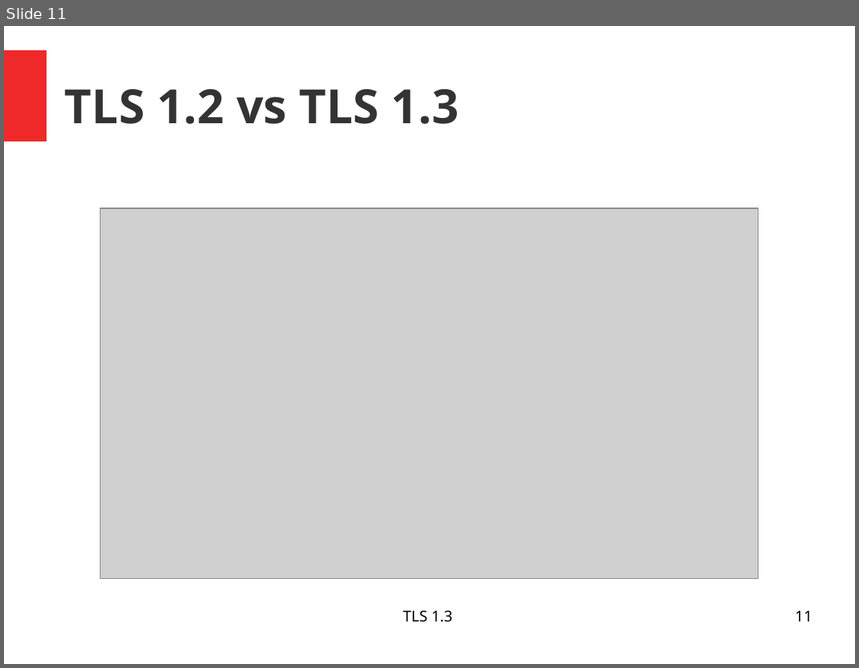
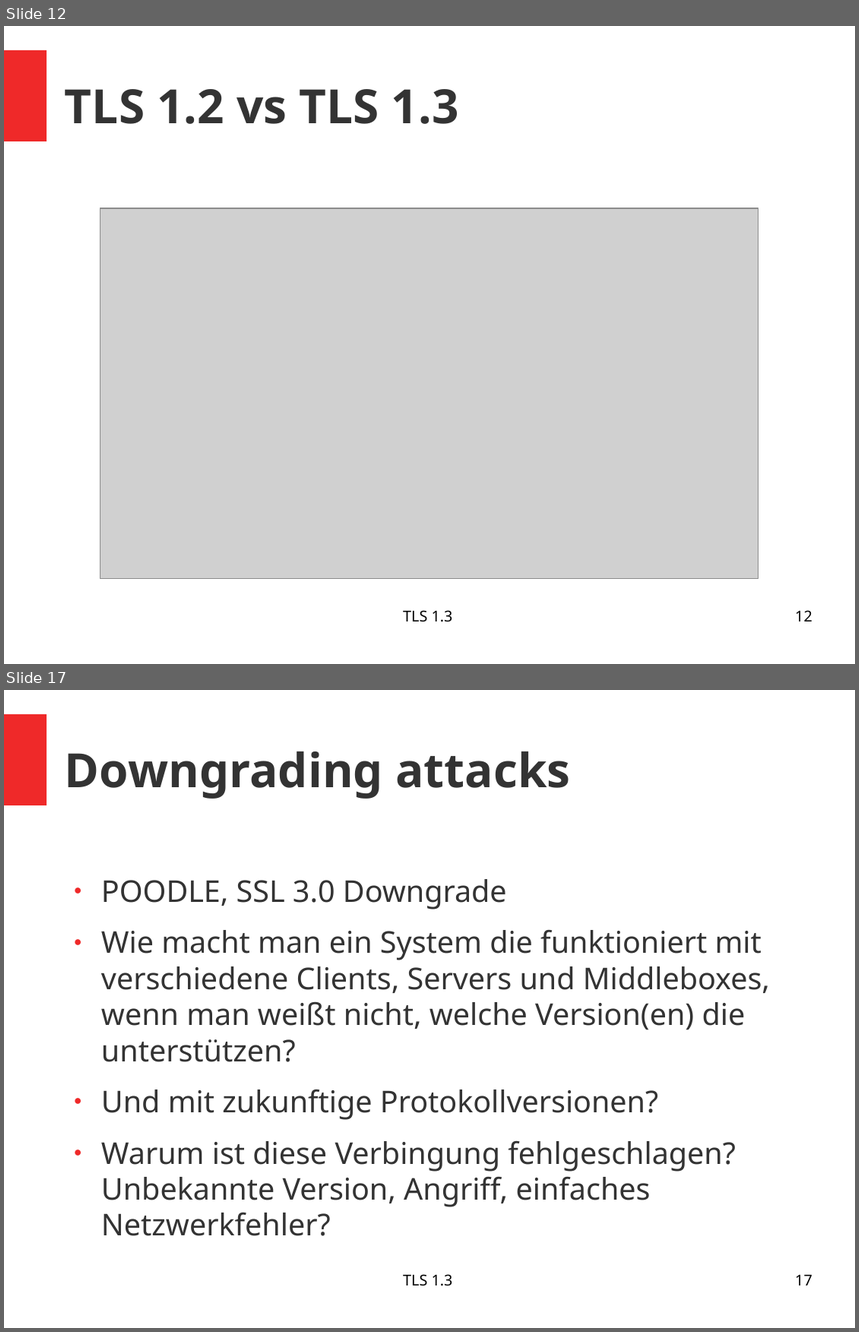
Before and after one commit to pchr8/rn-project, a slide deck: rnp/beleg/presentation.odp. Shown one above the other, each under a label of ours: slide 11 before the commit, slides 12 and 17 after it; the slides between them are not shown. The pictures are 859x668 and 859x1332 pixels, drawn with LibreOffice and Linux fonts; fonts in the diff are those of the drawing; grey boxes stand for pictures. Boxes give left, top, right and bottom in pixels: in the first picture for what was removed or moved away, otherwise in the second. Text is boxed around its words. In the diff, an @@ line names an element or a change of style, - is before the commit and + after.

```diff
--- a/rnp/beleg/presentation.odp
+++ b/rnp/beleg/presentation.odp
@@ slide 17 added at [4, 690, 855, 1328], background #FFFFFF; not listed: 1 template element that a slide beside it also shows @@
@@ title added at [65, 752, 570, 799], 44 pt, text #333333, bold @@
+Downgrading attacks
@@ text added at [101, 879, 770, 1236], 28 pt, text #333333 @@
+● POODLE, SSL 3.0 Downgrade
+● Wie macht man ein System die funktioniert mit verschiedene Clients, Servers und Middleboxes, wenn man weißt nicht, welche Version(en) die unterstützen?
+● Und mit zukunftige Protokollversionen?
+● Warum ist diese Verbingung fehlgeschlagen? Unbekannte Version, Angriff, einfaches Netzwerkfehler?
@@ text added at [403, 1274, 453, 1287], 14 pt, text #000000 @@
+TLS 1.3
@@ page number added at [795, 1275, 813, 1286], 14 pt, text #000000 @@
+17
@@ what was slide 11 is now slide 12 @@
@@ page number at [795, 610, 813, 622]: text changed @@
-11
+12
```
Also in this commit, not shown: 3 slides changed, 8 other slides added, 3 other files.
